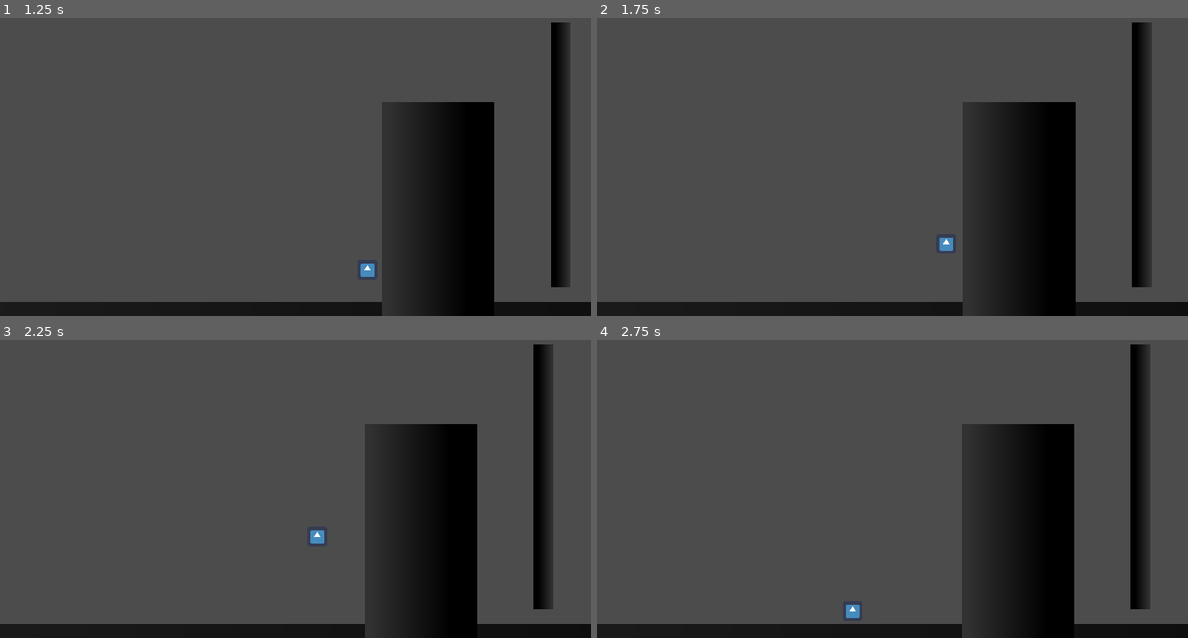
Above: before the commit, frames 1-4 (two rows, left to right).
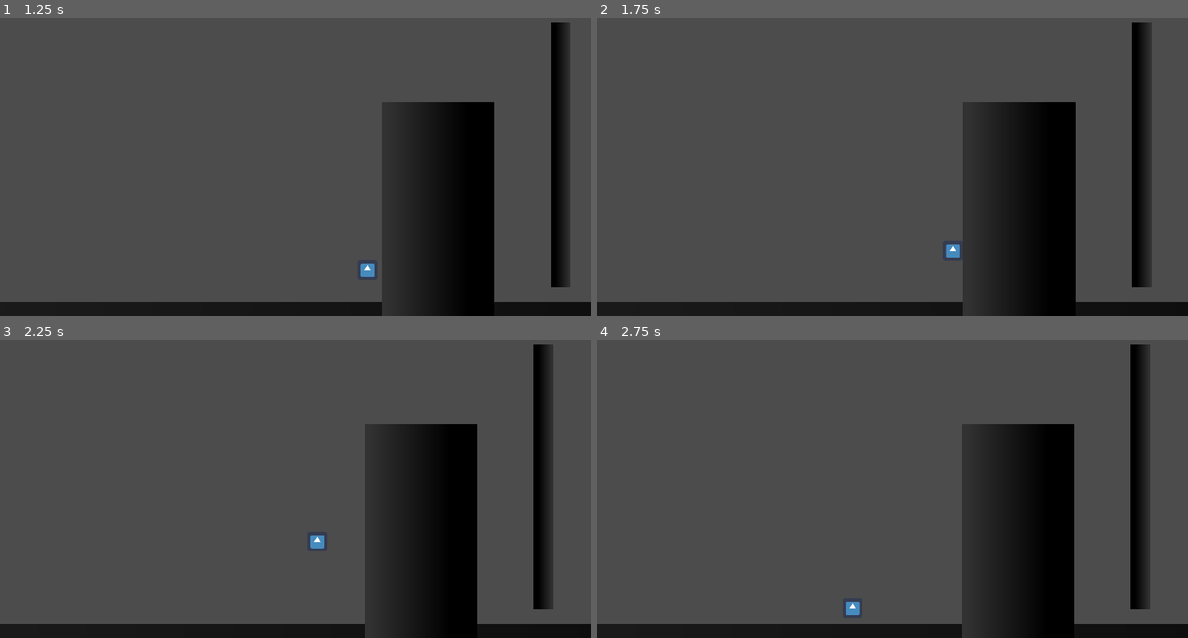
Above: after the commit, the same moments.

Repository: Zxmon-code/MyFirstGame-Godot
Game: Godot game, scene res://Level1.tscn
The game is run twice, just before and just after one commit, with the same random seed, the same clock (stepped at 60 frames per second) and the same inputs. The engine's default icon, where the game draws it, is replaced by a stand-in: a white triangle on a blue panel in a dark square.
Inputs:
- Up to frame 1 (1.25 s): hold D (move_right) from 0.53 s (still down); hold Space (move_up) from 0.53 s (still down); tap Shift (dash) at 0.6 s
- Up to frame 2 (1.75 s): keep holding D (move_right); release Space (move_up) at 1.28 s; tap Space (move_up) at 1.35, 1.52 s; tap Shift (dash) at 1.55 s
- Up to frame 3 (2.25 s): tap Space (move_up) at 1.82 s; release D (move_right) at 2.03 s; hold A (move_left) from 2.03 s (still down); hold Space (move_up) from 2.03 s (still down); tap Shift (dash) at 2.1 s
- Up to frame 4 (2.75 s): keep holding A (move_left); keep holding Space (move_up)

Frame 1 is identical in both runs. In frame 2, 0.2% of the frame differs, in the area x 57-62%, y 73-81%; in frame 3, 0.1%; in frame 4, less than 0.1%.
Error after the commit: Attempt to call function 'start' in base 'null instance' on a null instance. (res://src/Player.gd:78)

Commit message:
Added dash mechanic

Diff:
--- a/src/Player.gd
+++ b/src/Player.gd
@@ -4,15 +4,20 @@
 const gravity = 30
 const speed = 400
 const jumpforce = -600
-var canjump = 0
-var facing = 0
-
+var canjump = false
 var velocity = Vector2()
 export var jumpspeed = 700
 var jump = 0
 var input
 var horizontal_speed = null
 const ACCELERATION = 3000
+const DASHSPEED = 1600
+var candash = false
+var facing_direction = null
+var dashing = false
+onready var timer = get_node("Timer")
+const DASHCOOLDOWN = .5
+var dashtimertimeout = true
 
 
 
@@ -27,45 +32,83 @@
 
 #Better Input(using action strength
 func get_horizontal_input(delta):
-	horizontal_speed = Input.get_action_strength("move_right") - Input.get_action_strength("move_left")
-	if horizontal_speed != 0.0:
-		velocity.x += ACCELERATION * horizontal_speed * delta
-		if horizontal_speed>0.01 and velocity.x > speed*horizontal_speed:
-			velocity.x = speed*horizontal_speed
-		if horizontal_speed < -0.01 and velocity.x < speed*horizontal_speed:
-			velocity.x = speed*horizontal_speed
-	else:
-		velocity.x = velocity.move_toward(Vector2.ZERO, ACCELERATION*2*delta).x
+	if !dashing:
+		horizontal_speed = Input.get_action_strength("move_right") - Input.get_action_strength("move_left")
+		if horizontal_speed != 0.0:
+			velocity.x += ACCELERATION * horizontal_speed * delta
+			if horizontal_speed>0.01 and velocity.x > speed*horizontal_speed:
+				velocity.x = speed*horizontal_speed
+			if horizontal_speed < -0.01 and velocity.x < speed*horizontal_speed:
+				velocity.x = speed*horizontal_speed
+		else:
+			velocity.x = velocity.move_toward(Vector2.ZERO, ACCELERATION*2*delta).x
 
 
 func jumping():
-	if Input.is_action_just_pressed("move_up") and Input.is_action_pressed("move_right") and canjump==1 and is_on_wall():
-		velocity.x = -1.5*speed
-		jump_without_player_input()
-		#canjump = 0 #this does not work
-	elif Input.is_action_just_pressed("move_up") and Input.is_action_pressed("move_left") and canjump==1 and is_on_wall():
-		velocity.x = 1.5*speed
-		jump_without_player_input()
-		#canjump = 0 #this does not work
-	elif Input.is_action_pressed("move_up") and canjump == 1:
-		velocity.y = jumpforce
-		canjump = 0
-	if is_on_wall() and velocity.x != 0:
-		velocity.y = 0
+	if !dashing:
+		if Input.is_action_just_pressed("move_up") and Input.is_action_pressed("move_right") and canjump and is_on_wall():
+			velocity.x = -1.5*speed
+			yield(get_tree().create_timer(.02), "timeout")
+			jump_without_player_input()
+			#canjump = 0 #this does not work
+		elif Input.is_action_just_pressed("move_up") and Input.is_action_pressed("move_left") and canjump and is_on_wall():
+			velocity.x = 1.5*speed
+			yield(get_tree().create_timer(.02), "timeout")
+			jump_without_player_input()
+			#canjump = 0 #this does not work
+		elif Input.is_action_pressed("move_up") and canjump:
+			velocity.y = jumpforce
+			canjump = false
+		if is_on_wall() and velocity.x != 0:
+			velocity.y = 0
 
 func jump_without_player_input():
 	velocity.y = jumpforce
+	canjump = false
+
+func dash():
+	if Input.is_action_just_pressed("dash") and candash and dashtimertimeout:
+		dashtimertimeout = false
+		velocity.y = 0
+		velocity.x = facing_direction*DASHSPEED
+		candash=false
+		dashing=true
+		yield(get_tree().create_timer(.2), "timeout")
+		dashing=false
+		timer.start(DASHCOOLDOWN)
+
 
 func _physics_process(delta):
 	get_horizontal_input(delta)
 #	get_player_input()
 	if is_on_floor():
-		canjump = 1
+		canjump = true
+		candash = true
 	elif is_on_wall() and velocity.x != 0:
-		canjump = 1
+		canjump = true
 	velocity.y = velocity.y + gravity
 	if is_on_wall() and velocity.x != 0 and velocity.y == 0:
 		velocity.y = 0
 	jumping()
-	print(velocity.x)
+#	print(canjump)
+	if velocity.x > 0:
+		facing_direction = 1
+	elif velocity.x < 0:
+		facing_direction = -1
+
+	dash()
+	var vel0 = 0
+	if dashing:
+		if vel0 < 6:
+			velocity.y = 0
+			vel0 += 1
+		elif vel0 == 6:
+			vel0 = 0
+
+
 	velocity = move_and_slide(velocity, Vector2.UP)
+
+
+
+func _on_Timer_timeout():
+	dashtimertimeout = true
